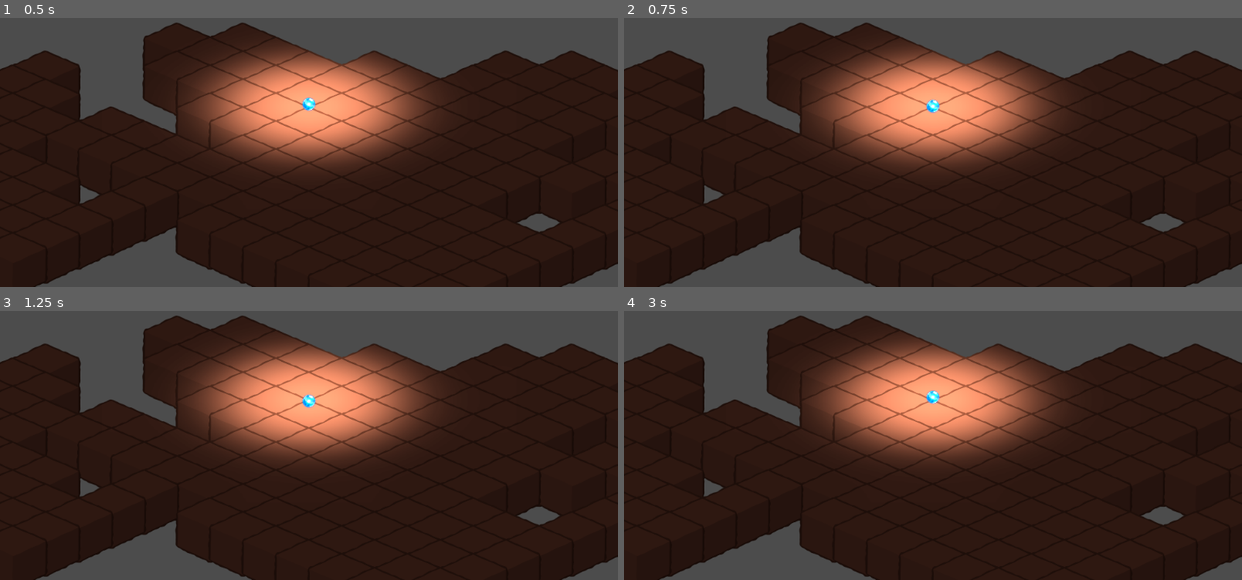
Above: before the commit, frames 1-4 (two rows, left to right).
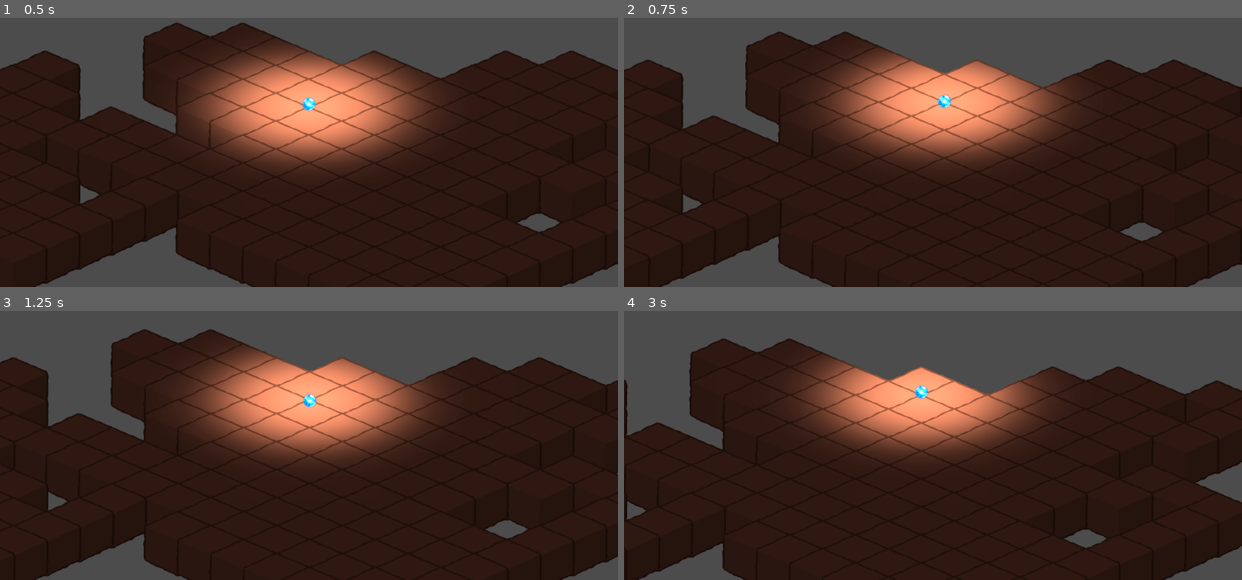
Above: after the commit, the same moments.

Repository: best-godot-team-ever/GoGodotJam
Game: Godot game, scene res://src/Levels/TestLevel.tscn
Two runs of this game, one before a commit and one after it. Both use one fixed random seed, a clock stepped at 60 frames per second and the inputs below.
Inputs:
- Up to frame 1 (0.5 s): no input
- Up to frame 2 (0.75 s): tap Enter at 0.5 s; hold Right (ui_right) from 0.53 s (still down); tap R at 0.6 s
- Up to frame 3 (1.25 s): keep holding Right (ui_right)
- Up to frame 4 (3 s): release Right (ui_right) at 1.28 s; hold Down (ui_down) 1.28-2.03 s; tap R at 1.35, 2.1, 2.85 s; hold Right (ui_right) 2.03-2.78 s; hold Up (ui_up) from 2.78 s (still down)

Frame 1 is identical in both runs. In frame 2, 13% of the frame differs, in the area x 0-100%, y 1-100%; in frame 3, 12%; in frame 4, 24%.
Error before the commit: Invalid call. Nonexistent function 'is_valid_move' in base 'Node2D (BoardManager.gd)'. (res://src/TmpScripts/PlayerControls.gd:21)

Commit message:
fixed an woopsie

Diff:
--- a/src/TmpScripts/PlayerControls.gd
+++ b/src/TmpScripts/PlayerControls.gd
@@ -9,15 +9,15 @@
 
 func _unhandled_input(event: InputEvent) -> void:
 	if event.is_pressed() and not event.is_echo():
-		if event.is_action("ui_up") and board_manager.is_valid_move(current_coord + Vector2.LEFT):
+		if event.is_action("ui_up") and board_manager.is_in_level(current_coord + Vector2.LEFT):
 			current_coord.x -= 1
 			position = board_manager.map_to_world(current_coord)
-		elif event.is_action("ui_down") and board_manager.is_valid_move(current_coord + Vector2.RIGHT):
+		elif event.is_action("ui_down") and board_manager.is_in_level(current_coord + Vector2.RIGHT):
 			current_coord.x += 1
 			position = board_manager.map_to_world(current_coord)
-		elif event.is_action("ui_left") and board_manager.is_valid_move(current_coord + Vector2.DOWN):
+		elif event.is_action("ui_left") and board_manager.is_in_level(current_coord + Vector2.DOWN):
 			current_coord.y += 1
 			position = board_manager.map_to_world(current_coord)
-		elif event.is_action("ui_right") and board_manager.is_valid_move(current_coord + Vector2.UP):
+		elif event.is_action("ui_right") and board_manager.is_in_level(current_coord + Vector2.UP):
 			current_coord.y -= 1
 			position = board_manager.map_to_world(current_coord)
